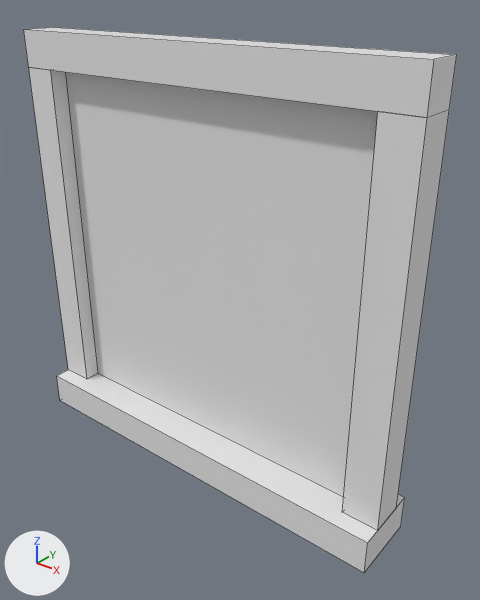
What one commit did to the Blender file Unity/Assets/Models/Rooms/window.blend.
The view is the same before and after, from a 50 mm lens placed at (2.21, -2.45, 1.46), pointed at (0.19, 0.08, -0.11). Every picture has the same lights, and +X, +Y and +Z are marked at lower left. Mesh edges are drawn as thin lines.
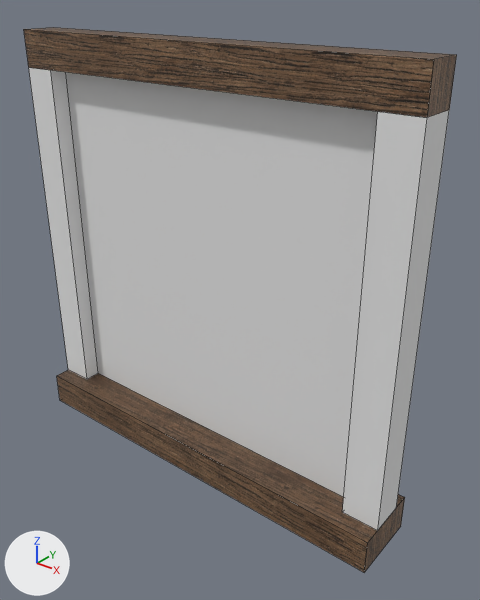
Patch to the scene script:
```diff
--- a/Unity/Assets/Models/Rooms/window.blend.py
+++ b/Unity/Assets/Models/Rooms/window.blend.py
@@ img_seamlessdarkwood_jpg @@
+img_seamlessdarkwood_jpg = load_image('SeamlessDarkWood.jpg', '../../Textures/Lumber/SeamlessDarkWood.jpg', 850, 850, 'sRGB')
@@ mat_seamlessdarkwood_jpg @@
+mat_seamlessdarkwood_jpg = principled_material('SeamlessDarkWood.jpg')
+mat_seamlessdarkwood_jpg.texture = img_seamlessdarkwood_jpg
@@ me_cube_003 @@
 me_cube_003.from_pydata(...)  # 8 vertices, 6 faces; spans x -1.2..1.2, y -0.2..0.2, z -1.2..-1.0
+me_cube_003.materials.append(mat_seamlessdarkwood_jpg)  # picture img_seamlessdarkwood_jpg
@@ me_cube_002 @@
 me_cube_002.from_pydata(...)  # 8 vertices, 6 faces; spans x -1.2..1.2, y -0.1..0.1, z 1.0..1.2
 # used by ob_cube_002; location = (0.0, 0.0, 0.0)
+# me_cube_002 part 1: texture (UV) coordinates changed
+me_cube_002.materials.append(mat_seamlessdarkwood_jpg)  # picture img_seamlessdarkwood_jpg
```

What differs and where, as boxes (x1, y1, x2, y2) in the pictures (480 x 600 px):
'Cube.002', recoloured, surface changed (grey to brown): (24, 27, 457, 118) in both
'Cube.003', recoloured (white to brown): (57, 370, 405, 572) in both
